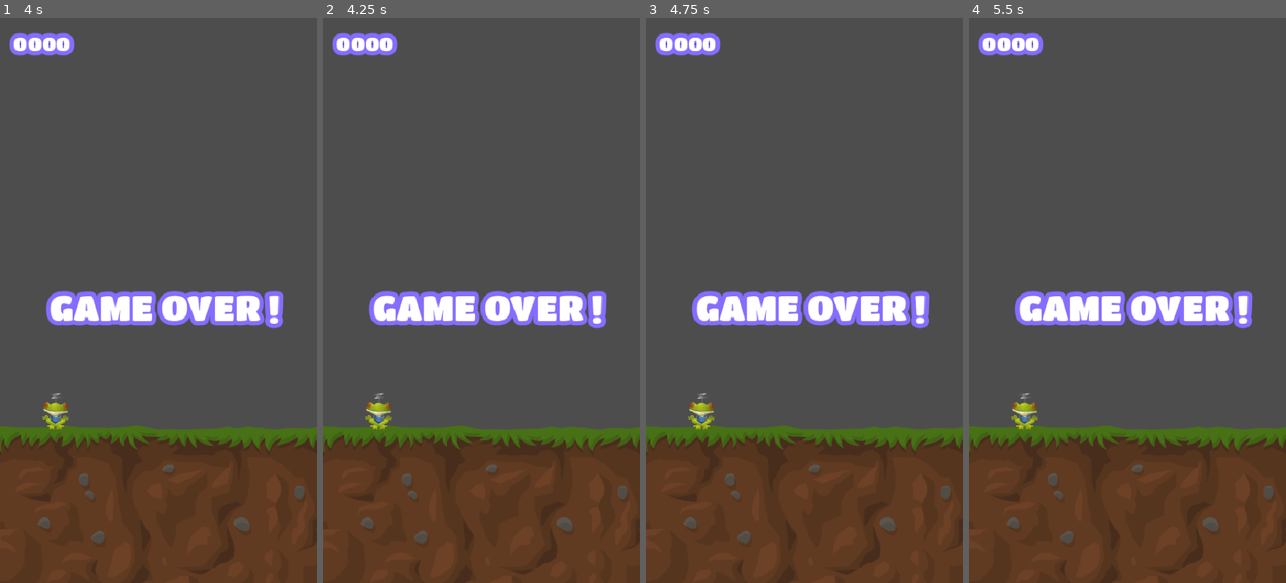
Above: before the commit, frames 1-4 (left to right).
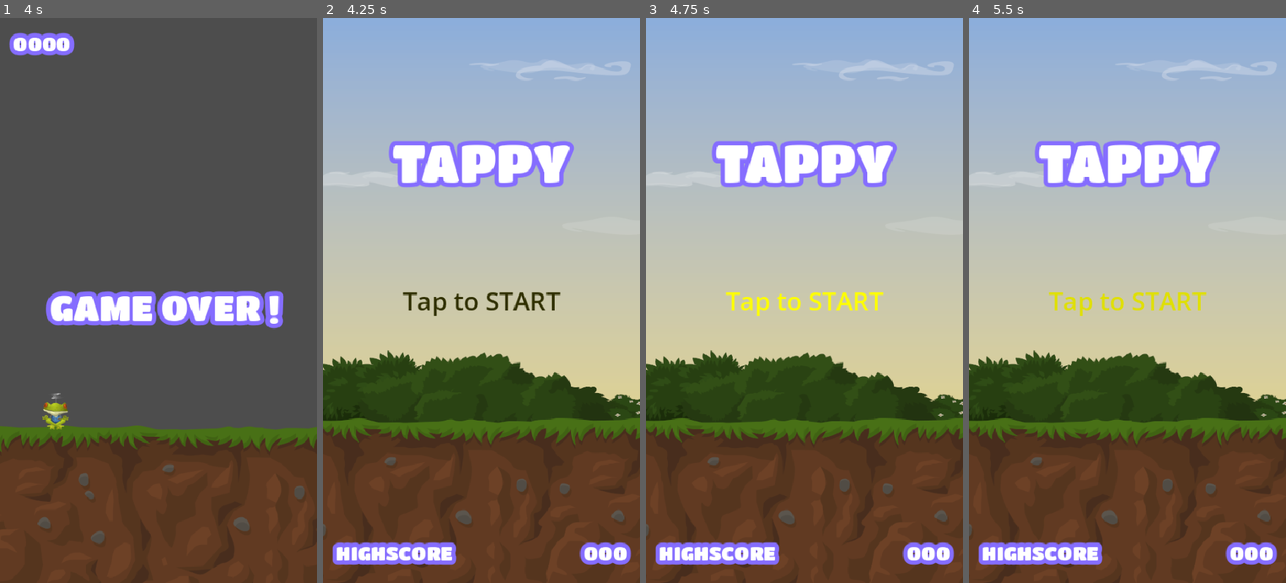
Above: after the commit, the same moments.

Repository: nzh0172/tappy
Game: Godot game, scene res://scenes/main.tscn
Same seed, same stepped clock (60 frames per second), same inputs: the game is played once before the commit and once after it.
Inputs (mouse positions are in pixels of both pictures, inside the frame that each line leads up to):
- Up to frame 1 (4 s): tap Enter at 0.5, 2.75 s; move the mouse to (228, 272) at 0.52 s; hold Up (ui_up) 0.53-1.25 s; hold Space (fly) 0.53-1.25 s; click (228, 272) at 0.67 s; drag from (95, 328) to (142, 413) at 1.27 s; tap Space (fly) at 2, 3.5 s; move the mouse to (190, 176) at 2.02 s; hold Down (ui_down) 2.03-2.75 s; tap Keypad Enter at 2.1 s; drag from (142, 413) to (63, 215) at 2.77 s; move the mouse to (253, 385) at 3.52 s; hold Up (ui_up) from 3.53 s (still down); tap Delete at 3.6 s
- Up to frame 2 (4.25 s): keep holding Up (ui_up); tap T (main menu) at 4.15 s
- Up to frame 3 (4.75 s): release Up (ui_up) at 4.25 s; tap Enter at 4.25 s; drag from (709, 215) to (756, 159) at 4.27 s
- Up to frame 4 (5.5 s): tap Enter at 5 s; move the mouse to (1143, 300) at 5.02 s; hold Up (ui_up) from 5.03 s (still down); tap C at 5.1 s; click (1143, 300) at 5.17 s

Frame 1 is identical in both runs. In frame 2, 78% of the frame differs, in the area x 0-100%, y 0-100%; in frame 3, 78%; in frame 4, 78%.

Commit message:
16: signal hub (similar to autoload/global concept for GameManager's switching scene)

Diff:
--- /dev/null
+++ b/globals/signal_hub.gd
@@ -0,0 +1,10 @@
+extends Node
+
+signal add_score
+signal game_over
+
+func add_score_emit() -> void:
+	add_score.emit()
+
+func game_over_emit() -> void:
+	game_over.emit()
--- a/project.godot
+++ b/project.godot
@@ -18,6 +18,7 @@
 [autoload]
 
 GameManager="*uid://bkfsmq4ef62te"
+SignalHub="*uid://b2ges5iob07f8"
 
 [display]
 
--- a/scenes/game.tscn
+++ b/scenes/game.tscn
@@ -50,6 +50,4 @@
 
 [node name="Control" parent="CanvasLayer" unique_id=1552308992 instance=ExtResource("5_iywne")]
 
-[connection signal="add_score" from="frog" to="CanvasLayer/Control" method="_on_frog_add_score"]
-[connection signal="game_over" from="frog" to="CanvasLayer/Control" method="_on_frog_game_over"]
 [connection signal="timeout" from="spawn timer" to="." method="_on_spawn_timer_timeout"]
--- a/scenes/game_ui.tscn
+++ b/scenes/game_ui.tscn
@@ -5,6 +5,7 @@
 [ext_resource type="LabelSettings" uid="uid://b4yhqle5gihes" path="res://resources/game_over_label.tres" id="2_u001w"]
 
 [node name="Control" type="Control" unique_id=1552308992]
+process_mode = 3
 layout_mode = 3
 anchors_preset = 15
 anchor_right = 1.0
--- a/scripts/frog.gd
+++ b/scripts/frog.gd
@@ -7,8 +7,6 @@
 #var _die: bool = false
 @onready var animation_player: AnimationPlayer = $AnimationPlayer
 
-signal add_score
-signal game_over
 
 # move_and_slide() no need delta except gravity
 # If need acceleration (gravity), multiply by delta
@@ -42,8 +40,8 @@
 
 func die() -> void:
 	get_tree().paused = true
-	game_over.emit() # show game over label ui
+	SignalHub.game_over_emit()  # show game over label ui
 
 func score() -> void:
 	GameManager.score += 1
-	add_score.emit() # update score label ui
+	SignalHub.add_score_emit() # update score label ui
--- a/scripts/game.gd
+++ b/scripts/game.gd
@@ -21,13 +21,7 @@
 func _on_spawn_timer_timeout() -> void:
 	spawn_pipes()
 
-func _unhandled_input(event: InputEvent) -> void:
-	if event.is_action_pressed("main menu"):
-		# No need to do var manager = GameManager.new() and reference
-		# GameManager (autoload/global) is readily available
-		# All scenes are preloaded now on GameManager.
-		GameManager.load_main_scene()
-
+# Press key to main menu is now handled by game_ui
 
 # Use CanvasLayer node to separate the UI from the game
 # UI (screen space/viewport), game (world space)
--- a/scripts/game_ui.gd
+++ b/scripts/game_ui.gd
@@ -3,8 +3,28 @@
 @onready var highscore_label: Label = $"MarginContainer/highscore label"
 @onready var game_over_label: Label = $"MarginContainer/game over label"
 
-func _on_frog_add_score() -> void:
+# Signal hub is a design pattern that centralize signal connections into one
+# similar to Autoloaded game manager, it is global throughout the project.
+# Prevents direct dependencies between scenes' signal emitter and receiver,
+# similar to how GameManager centralized scene navigation
+# The receiver scene doesn't need to know who the emitter scene is
+
+func _ready() -> void:
+	SignalHub.add_score.connect(ui_add_score)
+	SignalHub.game_over.connect(ui_game_over)
+
+func ui_add_score() -> void:
 	highscore_label.text = "%04d" % GameManager.score
 
-func _on_frog_game_over() -> void:
+func ui_game_over() -> void:
 	game_over_label.show()
+
+# GameUI Control node > Process is set to Always
+# As the whole game tree paused, unable to receive input, so must set process to always
+
+func _unhandled_input(event: InputEvent) -> void:
+	if event.is_action_pressed("main menu"):
+		# No need to do var manager = GameManager.new() and reference
+		# GameManager (autoload/global) is readily available
+		# All scenes are preloaded now on GameManager.
+		GameManager.load_main_scene()
--- a/scripts/main.gd
+++ b/scripts/main.gd
@@ -4,3 +4,6 @@
 	if event.is_action_pressed("fly"):
 		#Switch to game scene (now with autoloaded GameManager to prevent circular references)
 		GameManager.load_game_scene()
+
+func _ready() -> void:
+	get_tree().paused = false
Not shown, added: globals/signal_hub.gd.uid
